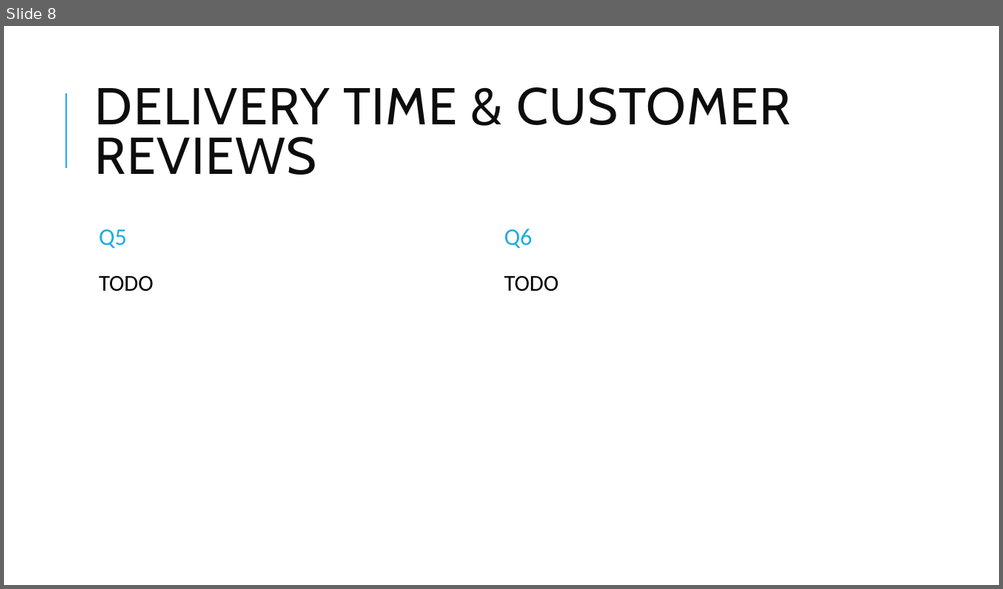
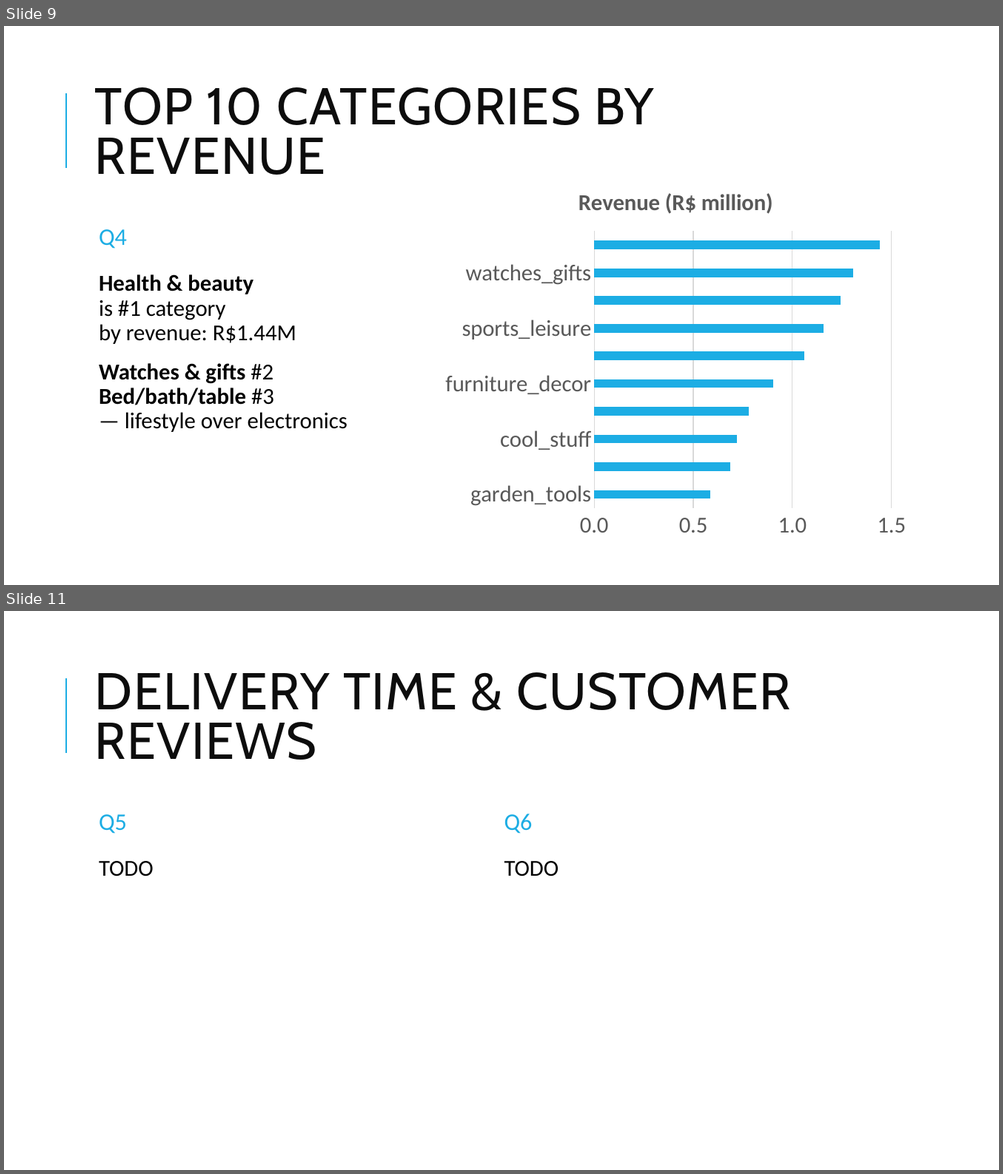
Before and after one commit to jan-zika/olist-db, a slide deck: presentation/Olist E-Commerce Analysis.pptx. Shown one above the other, each under a label of ours: slide 8 before the commit, slides 9 and 11 after it; the slides between them are not shown. The pictures are 1003x589 and 1003x1174 pixels, drawn with LibreOffice and Linux fonts; fonts in the diff are those of the drawing. Boxes give left, top, right and bottom in pixels: in the first picture for what was removed or moved away, otherwise in the second. Text is boxed around its words. In the diff, an @@ line names an element or a change of style, - is before the commit and + after.

```diff
--- a/presentation/Olist E-Commerce Analysis.pptx
+++ b/presentation/Olist E-Commerce Analysis.pptx
@@ slide 9 added at (4,26,999,585), background #FFFFFF; not listed: 1 template element that a slide beside it also shows @@
@@ title added at (95,87,654,175), 50 pt, text #0D0D0D @@
+TOP 10 CATEGORIES BY REVENUE
@@ bar chart added at (436,171,915,548) @@
+title "Revenue (R$ million)"
+categories: garden_tools, auto, cool_stuff, housewares, furniture_decor, computers_accessories, sports_leisure, bed_bath_table, watches_gifts, health_beauty
+Revenue (R$ million): 0.58, 0.69, 0.72, 0.78, 0.9, 1.06, 1.16, 1.24, 1.31, 1.44
@@ text added at (99,230,127,249), 23 pt, text #1CADE4 @@
+Q4
@@ text added at (99,275,348,432), 22 pt, text #000000 @@
+  Health & beauty
+  is #1 category
+  by revenue: R$1.44M
+  Watches & gifts #2
+  Bed/bath/table #3
+  — lifestyle over electronics
@@ what was slide 8 is now slide 11 @@
```
Also in this commit, not shown: 3 slides changed, 2 other slides added, 1 other file.
